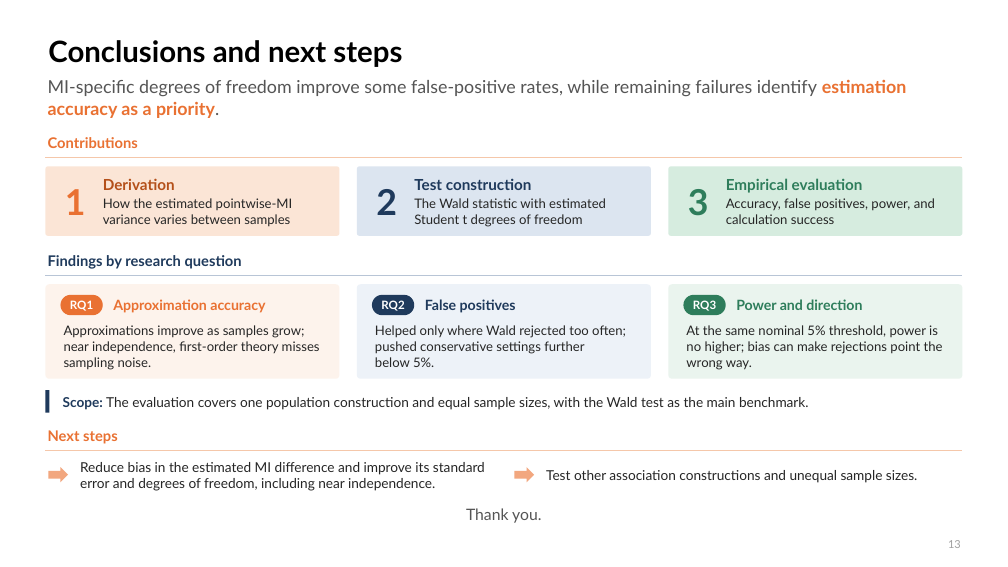
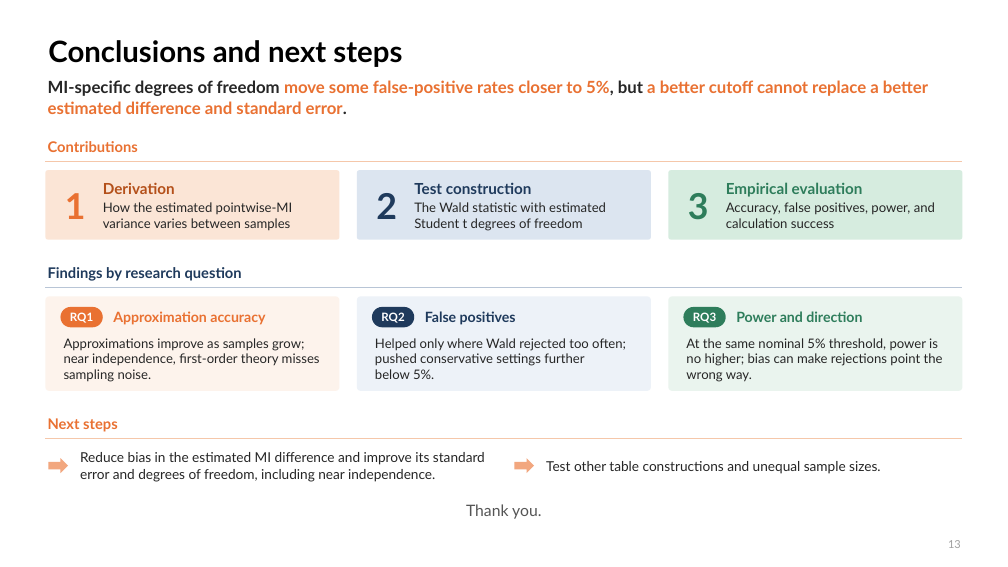
Before and after one commit to dzhao61/MCSResearchSimulations, a slide deck: slide 13 of Thesis Presentation/Daniel_Zhao_Welch_MI_Presentation_Final.pptx. Drawn at 1008x567 pixels with LibreOffice and Linux fonts; fonts in the diff are those of the drawing. Boxes give left, top, right and bottom in pixels: in the first picture for what was removed or moved away, otherwise in the second. Text is boxed around its words. In the diff, an @@ line names an element or a change of style, - is before the commit and + after.

```diff
--- a/Thesis Presentation/Daniel_Zhao_Welch_MI_Presentation_Final.pptx
+++ b/Thesis Presentation/Daniel_Zhao_Welch_MI_Presentation_Final.pptx
@@ text at (48,80,928,114): text changed; size 17 to 16 pt; text colour #555555 to #E97132; bold on @@
-MI-specific degrees of freedom improve some false-positive rates, while remaining failures identify estimation accuracy as a priority.
+MI-specific degrees of freedom move some false-positive rates closer to 5%, but a better cutoff cannot replace a better estimated difference and standard error.
@@ 7 texts, 3 rounded rectangles, 1 line: place and size @@
-7 texts, 3 rounded rectangles, 1 line at (45,137,963,236)
+7 texts, 3 rounded rectangles, 1 line at (45,141,963,240)
@@ 7 texts, 6 rounded rectangles, 1 line: place and size @@
-7 texts, 6 rounded rectangles, 1 line at (45,255,963,379)
+7 texts, 6 rounded rectangles, 1 line at (45,267,963,391)
@@ rectangle removed at (45,390,50,413) @@
@@ text removed at (63,397,809,410) @@
-Scope: The evaluation covers one population construction and equal sample sizes, with the Wald test as the main benchmark.
@@ 2 texts, 1 line: place and size @@
-2 texts, 1 line at (45,430,963,491)
+2 texts, 1 line at (45,418,963,482)
@@ right arrow: place and size @@
-right arrow at (514,467,534,482)
+right arrow at (48,458,68,473)
@@ right arrow: place and size @@
-right arrow at (48,467,68,482)
+right arrow at (514,458,534,473)
@@ text at (546,461,881,474): text changed @@
-Test other association constructions and unequal sample sizes.
+Test other table constructions and unequal sample sizes.
@@ text "Thank you.": place and size @@
-text "Thank you." at (466,508,541,523)
+text "Thank you." at (466,504,541,519)
```
Also in this commit, not shown: 22 other slides changed, 9 other files.
